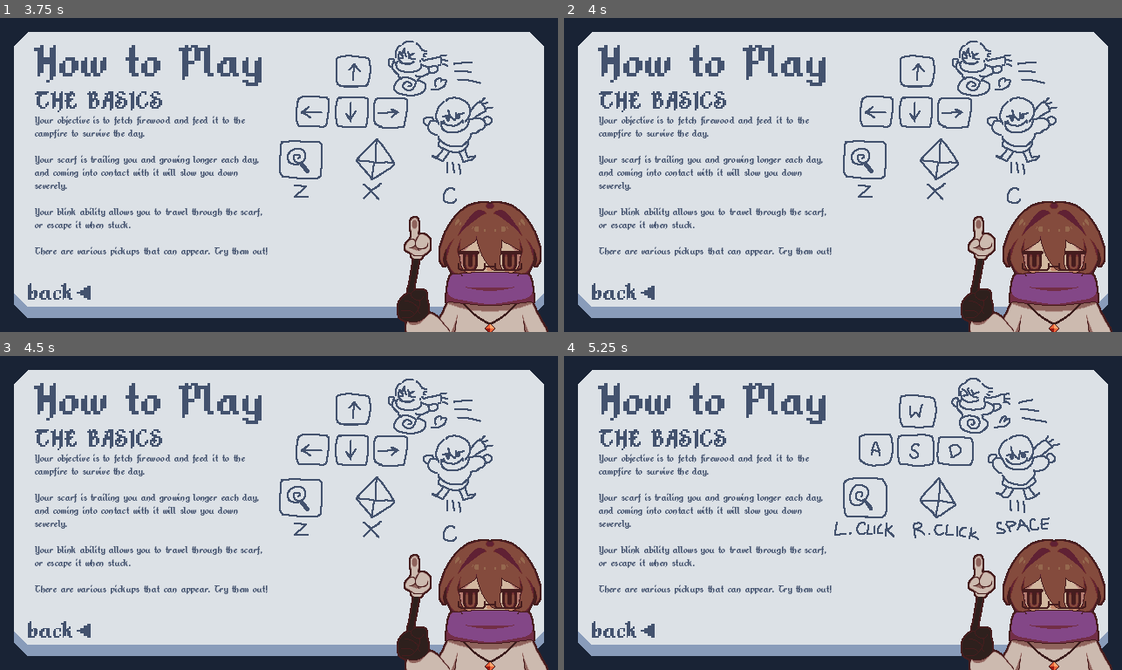
Above: before the commit, frames 1-4 (two rows, left to right).
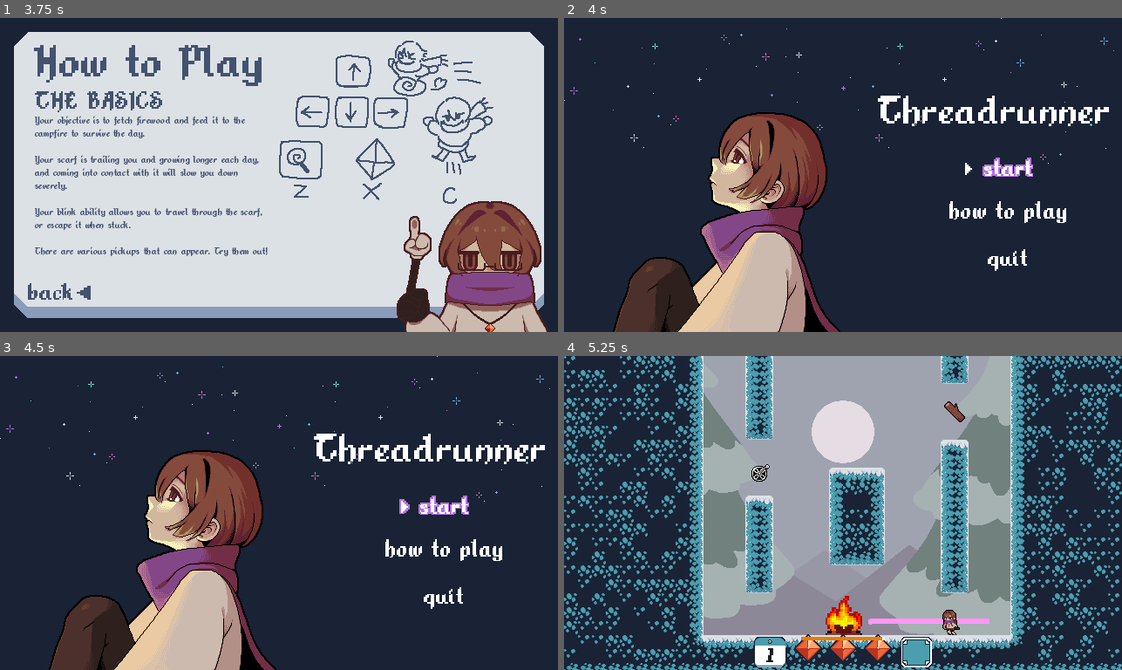
Above: after the commit, the same moments.

Repository: TheRealRaichu/speed-platformer-snake
Game: Godot game, scene res://scenes/scene_root.tscn
Same seed, same stepped clock (60 frames per second), same inputs: the game is played once before the commit and once after it.
Inputs (mouse positions are in pixels of both pictures, inside the frame that each line leads up to):
- Up to frame 1 (3.75 s): tap Enter at 0.5 s; hold Right (move_right) 0.53-1.25 s; tap X (ability) at 0.6 s; tap C (jump) at 0.77, 2.27 s; click (50, 291) at 1.25 s; hold Right (move_right) 2.03-2.78 s; tap 7 (add_blink) at 2.1 s; hold Left (move_left) 2.78-3.53 s; tap 6 (add_portfuel) at 2.85 s; tap Space at 3.5 s; hold Right (move_right) from 3.53 s (still down); tap 9 (add_reel) at 3.6 s
- Up to frame 2 (4 s): keep holding Right (move_right); tap C (jump) at 3.77 s
- Up to frame 3 (4.5 s): keep holding Right (move_right); tap 8 (add_sugar) at 4.35 s
- Up to frame 4 (5.25 s): tap C (jump) at 4.52 s; release Right (move_right) at 5.03 s; hold Left (move_left) from 5.03 s (still down); tap - (decrease_volume) at 5.1 s

Frame 1 is identical in both runs. In frame 2, 89% of the frame differs, in the area x 0-99%, y 0-100%; in frame 3, 89%; in frame 4, 89%, in the area x 0-100%, y 0-100%.

Commit message:
hotfix
htp back button works now lol

Diff:
--- a/speed-platformer-snake/scenes/main_menu.tscn
+++ b/speed-platformer-snake/scenes/main_menu.tscn
@@ -49,8 +49,8 @@
 layout_mode = 0
 offset_left = 504.0
 offset_top = 144.0
-offset_right = 674.0
-offset_bottom = 294.0
+offset_right = 676.0
+offset_bottom = 308.0
 scale = Vector2(0.8, 0.8)
 theme_override_constants/separation = 32
 alignment = 1
--- a/speed-platformer-snake/scripts/how_to_play.gd
+++ b/speed-platformer-snake/scripts/how_to_play.gd
@@ -4,7 +4,10 @@
 
 var scene_manager : SceneManager
 # exports
-@export var back : Button
+@export var back : TextureButton
+
+func _ready() -> void:
+	back.grab_focus()
 
 ## return to main menu
 func _on_back_pressed() -> void:
